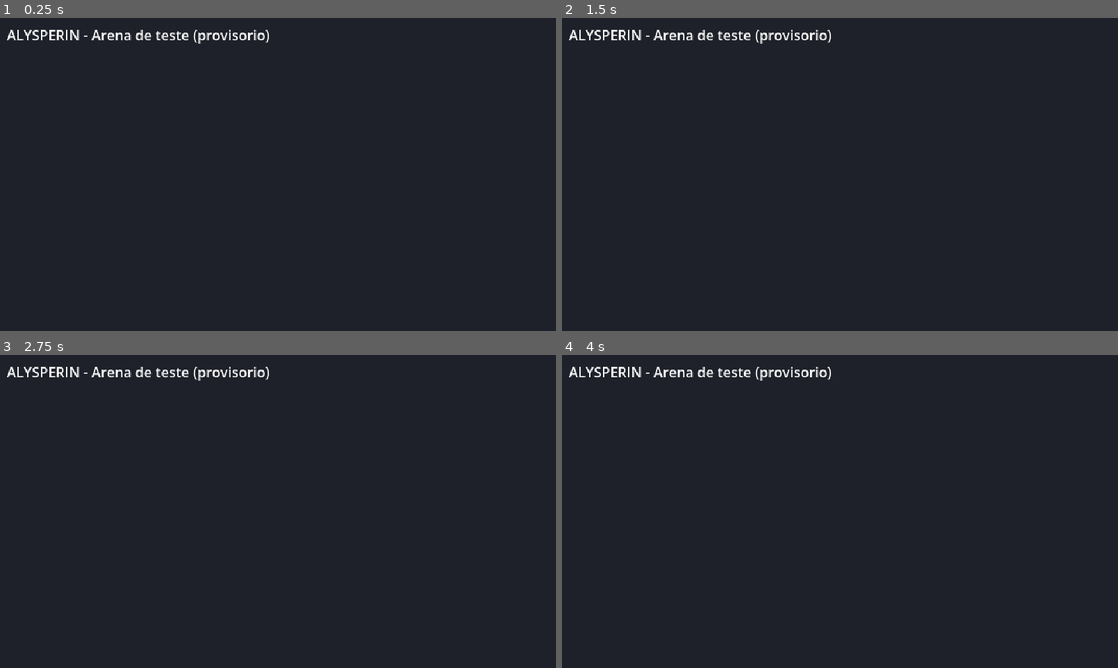
Above: before the commit, frames 1-4 (two rows, left to right).
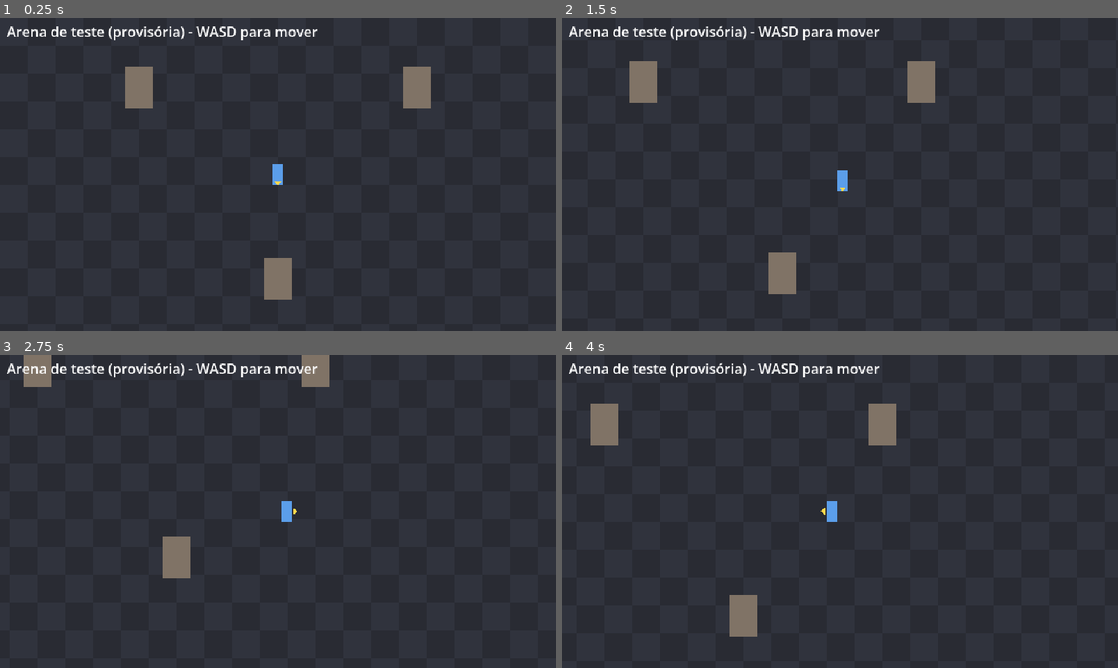
Above: after the commit, the same moments.

Repository: crisz-source/ALYSPERIN
Game: Godot game, scene res://game/world/arenas/test_arena/test_arena.tscn
Same seed, same stepped clock (60 frames per second), same inputs: the game is played once before the commit and once after it.
Inputs:
- Up to frame 1 (0.25 s): no input
- Up to frame 2 (1.5 s): tap Enter at 0.5 s; hold D (move_right) 0.53-1.28 s; hold S (move_down) from 1.28 s (still down)
- Up to frame 3 (2.75 s): release S (move_down) at 2.03 s; hold D (move_right) from 2.03 s (still down)
- Up to frame 4 (4 s): release D (move_right) at 2.78 s; hold W (move_up) 2.78-3.53 s; hold A (move_left) from 3.53 s (still down)

The runs differ from the first frame. In frame 1, 3.4% of the frame differs, in the area x 1-78%, y 2-90%; in frame 2, 3.4%; in frame 3, 2.9%; in frame 4, 3.4%, in the area x 1-61%, y 2-90%.

Commit message:
Fase 2 etapa 1: movimentação top-down e câmera
- Player (CharacterBody2D flutuante): 8 direções com aceleração/frenagem,
  direção visual em 4 cardeais
- PlayerInput separado da lógica (preparação para o co-op)
- Arena de teste 1024x576 com paredes, pilares e y-sort
- Worklog com investigação aberta do F5 embutido no editor

Co-Authored-By: Claude Opus 5.5 <noreply@anthropic.com>

Diff:
--- /dev/null
+++ b/game/actors/player/player.gd
@@ -0,0 +1,51 @@
+class_name Player
+extends CharacterBody2D
+## Personagem controlável.
+##
+## Etapa atual: movimento top-down em 8 direções, com aceleração e frenagem,
+## e direção visual em 4 (cima, baixo, esquerda, direita), que é o que os
+## sprites terão. Ataque e esquiva entram nas próximas etapas.
+
+## Velocidade máxima, em pixels por segundo (16 px = 1 tile).
+@export var max_speed: float = 90.0
+## Quanto a velocidade cresce por segundo ao começar a andar.
+@export var acceleration: float = 900.0
+## Quanto a velocidade cai por segundo ao soltar as teclas.
+@export var friction: float = 1100.0
+
+## Direção para onde o personagem está virado: sempre uma das 4 cardeais.
+var facing: Vector2 = Vector2.DOWN
+
+@onready var _input: PlayerInput = $PlayerInput
+@onready var _facing_indicator: Node2D = $FacingIndicator
+
+
+func _ready() -> void:
+	_facing_indicator.rotation = facing.angle()
+
+
+func _physics_process(delta: float) -> void:
+	_input.poll()
+	var direction: Vector2 = _input.move_direction
+	if direction != Vector2.ZERO:
+		velocity = velocity.move_toward(direction * max_speed, acceleration * delta)
+		_update_facing(direction)
+	else:
+		velocity = velocity.move_toward(Vector2.ZERO, friction * delta)
+	move_and_slide()
+
+
+func _update_facing(direction: Vector2) -> void:
+	var new_facing: Vector2 = to_cardinal(direction)
+	if new_facing == facing:
+		return
+	facing = new_facing
+	_facing_indicator.rotation = facing.angle()
+
+
+## Converte qualquer direção na cardeal mais próxima. Em diagonal exata
+## (teclado), o lado horizontal vence, porque o sprite de perfil lê melhor.
+static func to_cardinal(direction: Vector2) -> Vector2:
+	if absf(direction.x) >= absf(direction.y):
+		return Vector2.RIGHT if direction.x > 0.0 else Vector2.LEFT
+	return Vector2.DOWN if direction.y > 0.0 else Vector2.UP
--- /dev/null
+++ b/game/actors/player/player.tscn
@@ -0,0 +1,33 @@
+[gd_scene format=3]
+
+[ext_resource type="Script" path="res://game/actors/player/player.gd" id="1_28fbu"]
+[ext_resource type="Script" path="res://game/actors/player/player_input.gd" id="2_em52k"]
+
+[sub_resource type="RectangleShape2D" id="RectangleShape2D_p81wk"]
+size = Vector2(10, 6)
+
+[node name="Player" type="CharacterBody2D" unique_id=2094421501]
+collision_layer = 2
+motion_mode = 1
+script = ExtResource("1_28fbu")
+
+[node name="CollisionShape" type="CollisionShape2D" parent="." unique_id=571517964]
+position = Vector2(0, -3)
+shape = SubResource("RectangleShape2D_p81wk")
+
+[node name="BodyPlaceholder" type="Polygon2D" parent="." unique_id=970865887]
+color = Color(0.36, 0.62, 0.92, 1)
+polygon = PackedVector2Array(-6, -24, 6, -24, 6, 0, -6, 0)
+
+[node name="FacingIndicator" type="Polygon2D" parent="." unique_id=1249087493]
+position = Vector2(0, -12)
+color = Color(1, 0.85, 0.3, 1)
+polygon = PackedVector2Array(13, 0, 8, -4, 8, 4)
+
+[node name="PlayerInput" type="Node" parent="." unique_id=85136023]
+script = ExtResource("2_em52k")
+
+[node name="Camera" type="Camera2D" parent="." unique_id=242649727]
+position = Vector2(0, -12)
+position_smoothing_enabled = true
+position_smoothing_speed = 8.0
--- /dev/null
+++ b/game/actors/player/player_input.gd
@@ -0,0 +1,16 @@
+class_name PlayerInput
+extends Node
+## Traduz teclado e mouse em intenções do jogador.
+##
+## O Player nunca lê o teclado diretamente: ele pergunta a este nó o que o
+## jogador quer fazer. No co-op (Fase 7), um jogador remoto terá um nó
+## equivalente que preenche as mesmas variáveis com dados vindos da rede.
+
+## Direção desejada de movimento. Comprimento entre 0 e 1 (diagonal já normalizada).
+var move_direction: Vector2 = Vector2.ZERO
+
+
+## Atualiza as intenções. O Player chama isto no início do próprio quadro de
+## física, para nunca ler um valor atrasado em um quadro.
+func poll() -> void:
+	move_direction = Input.get_vector("move_left", "move_right", "move_up", "move_down")
--- /dev/null
+++ b/game/world/arenas/test_arena/ground_placeholder.gd
@@ -0,0 +1,20 @@
+@tool
+extends Node2D
+## PROVISÓRIO: chão quadriculado para enxergar o movimento da câmera.
+## Será substituído por um TileMapLayer com arte real na Fase 4.
+
+@export var area_size: Vector2i = Vector2i(1024, 576)
+@export var cell_size: int = 32
+@export var color_a: Color = Color(0.16, 0.17, 0.2)
+@export var color_b: Color = Color(0.19, 0.2, 0.24)
+
+
+func _draw() -> void:
+	var row: int = 0
+	for y: int in range(0, area_size.y, cell_size):
+		var column: int = 0
+		for x: int in range(0, area_size.x, cell_size):
+			var is_even: bool = (row + column) % 2 == 0
+			draw_rect(Rect2(x, y, cell_size, cell_size), color_a if is_even else color_b)
+			column += 1
+		row += 1
--- a/game/world/arenas/test_arena/test_arena.tscn
+++ b/game/world/arenas/test_arena/test_arena.tscn
@@ -1,15 +1,128 @@
 [gd_scene format=3]
 
-[node name="TestArena" type="Node2D" unique_id=2016319302]
+[ext_resource type="Script" path="res://game/world/arenas/test_arena/ground_placeholder.gd" id="1_w6628"]
+[ext_resource type="PackedScene" path="res://game/actors/player/player.tscn" id="2_hcewu"]
 
-[node name="FloorPlaceholder" type="ColorRect" parent="." unique_id=426426523]
-offset_right = 640.0
-offset_bottom = 360.0
-color = Color(0.12, 0.13, 0.16, 1)
+[sub_resource type="RectangleShape2D" id="RectangleShape2D_bih8g"]
+size = Vector2(1024, 16)
 
-[node name="PlaceholderLabel" type="Label" parent="." unique_id=256470331]
+[sub_resource type="RectangleShape2D" id="RectangleShape2D_uac8s"]
+size = Vector2(1024, 16)
+
+[sub_resource type="RectangleShape2D" id="RectangleShape2D_vf2pg"]
+size = Vector2(16, 576)
+
+[sub_resource type="RectangleShape2D" id="RectangleShape2D_274wh"]
+size = Vector2(16, 576)
+
+[sub_resource type="RectangleShape2D" id="RectangleShape2D_rgs4t"]
+size = Vector2(32, 16)
+
+[sub_resource type="RectangleShape2D" id="RectangleShape2D_w5yd4"]
+size = Vector2(32, 16)
+
+[sub_resource type="RectangleShape2D" id="RectangleShape2D_runn2"]
+size = Vector2(32, 16)
+
+[node name="TestArena" type="Node2D" unique_id=1165451672]
+
+[node name="GroundPlaceholder" type="Node2D" parent="." unique_id=1651936073]
+script = ExtResource("1_w6628")
+
+[node name="Walls" type="StaticBody2D" parent="." unique_id=1099236791]
+collision_mask = 0
+
+[node name="TopShape" type="CollisionShape2D" parent="Walls" unique_id=1847463638]
+position = Vector2(512, 8)
+shape = SubResource("RectangleShape2D_bih8g")
+
+[node name="TopPlaceholder" type="ColorRect" parent="Walls" unique_id=1656572838]
+offset_right = 1024.0
+offset_bottom = 16.0
+color = Color(0.42, 0.36, 0.3, 1)
+
+[node name="BottomShape" type="CollisionShape2D" parent="Walls" unique_id=714305245]
+position = Vector2(512, 568)
+shape = SubResource("RectangleShape2D_uac8s")
+
+[node name="BottomPlaceholder" type="ColorRect" parent="Walls" unique_id=346119482]
+offset_top = 560.0
+offset_right = 1024.0
+offset_bottom = 576.0
+color = Color(0.42, 0.36, 0.3, 1)
+
+[node name="LeftShape" type="CollisionShape2D" parent="Walls" unique_id=1265336188]
+position = Vector2(8, 288)
+shape = SubResource("RectangleShape2D_vf2pg")
+
+[node name="LeftPlaceholder" type="ColorRect" parent="Walls" unique_id=2142462358]
+offset_right = 16.0
+offset_bottom = 576.0
+color = Color(0.42, 0.36, 0.3, 1)
+
+[node name="RightShape" type="CollisionShape2D" parent="Walls" unique_id=1887475330]
+position = Vector2(1016, 288)
+shape = SubResource("RectangleShape2D_274wh")
+
+[node name="RightPlaceholder" type="ColorRect" parent="Walls" unique_id=620020870]
+offset_left = 1008.0
+offset_right = 1024.0
+offset_bottom = 576.0
+color = Color(0.42, 0.36, 0.3, 1)
+
+[node name="Entities" type="Node2D" parent="." unique_id=1897865180]
+y_sort_enabled = true
+
+[node name="PillarPlaceholder1" type="StaticBody2D" parent="Entities" unique_id=1653605887]
+position = Vector2(352, 200)
+collision_mask = 0
+
+[node name="CollisionShape" type="CollisionShape2D" parent="Entities/PillarPlaceholder1" unique_id=1574886767]
+position = Vector2(0, -8)
+shape = SubResource("RectangleShape2D_rgs4t")
+
+[node name="Visual" type="ColorRect" parent="Entities/PillarPlaceholder1" unique_id=1942495569]
+offset_left = -16.0
+offset_top = -48.0
+offset_right = 16.0
+color = Color(0.5, 0.45, 0.4, 1)
+
+[node name="PillarPlaceholder2" type="StaticBody2D" parent="Entities" unique_id=10888535]
+position = Vector2(672, 200)
+collision_mask = 0
+
+[node name="CollisionShape" type="CollisionShape2D" parent="Entities/PillarPlaceholder2" unique_id=1925157154]
+position = Vector2(0, -8)
+shape = SubResource("RectangleShape2D_w5yd4")
+
+[node name="Visual" type="ColorRect" parent="Entities/PillarPlaceholder2" unique_id=559099217]
+offset_left = -16.0
+offset_top = -48.0
+offset_right = 16.0
+color = Color(0.5, 0.45, 0.4, 1)
+
+[node name="PillarPlaceholder3" type="StaticBody2D" parent="Entities" unique_id=2104316615]
+position = Vector2(512, 420)
+collision_mask = 0
+
+[node name="CollisionShape" type="CollisionShape2D" parent="Entities/PillarPlaceholder3" unique_id=1913425511]
+position = Vector2(0, -8)
+shape = SubResource("RectangleShape2D_runn2")
+
+[node name="Visual" type="ColorRect" parent="Entities/PillarPlaceholder3" unique_id=975126488]
+offset_left = -16.0
+offset_top = -48.0
+offset_right = 16.0
+color = Color(0.5, 0.45, 0.4, 1)
+
+[node name="Player" parent="Entities" unique_id=2094421501 instance=ExtResource("2_hcewu")]
+position = Vector2(512, 288)
+
+[node name="Hud" type="CanvasLayer" parent="." unique_id=454358299]
+
+[node name="PlaceholderLabel" type="Label" parent="Hud" unique_id=2066723250]
 offset_left = 8.0
-offset_top = 8.0
+offset_top = 4.0
 offset_right = 8.0
-offset_bottom = 8.0
-text = "ALYSPERIN - Arena de teste (provisorio)"
+offset_bottom = 4.0
+text = "Arena de teste (provisória) - WASD para mover"
Not shown, added: game/actors/player/player.gd.uid
Not shown, added: game/actors/player/player_input.gd.uid
Not shown, added: game/world/arenas/test_arena/ground_placeholder.gd.uid
Not shown, changed: documentation/DEVLOG.md
Not shown, added: documentation/worklog/2026-11-07-fase2-etapa1-movimento-camera.md
